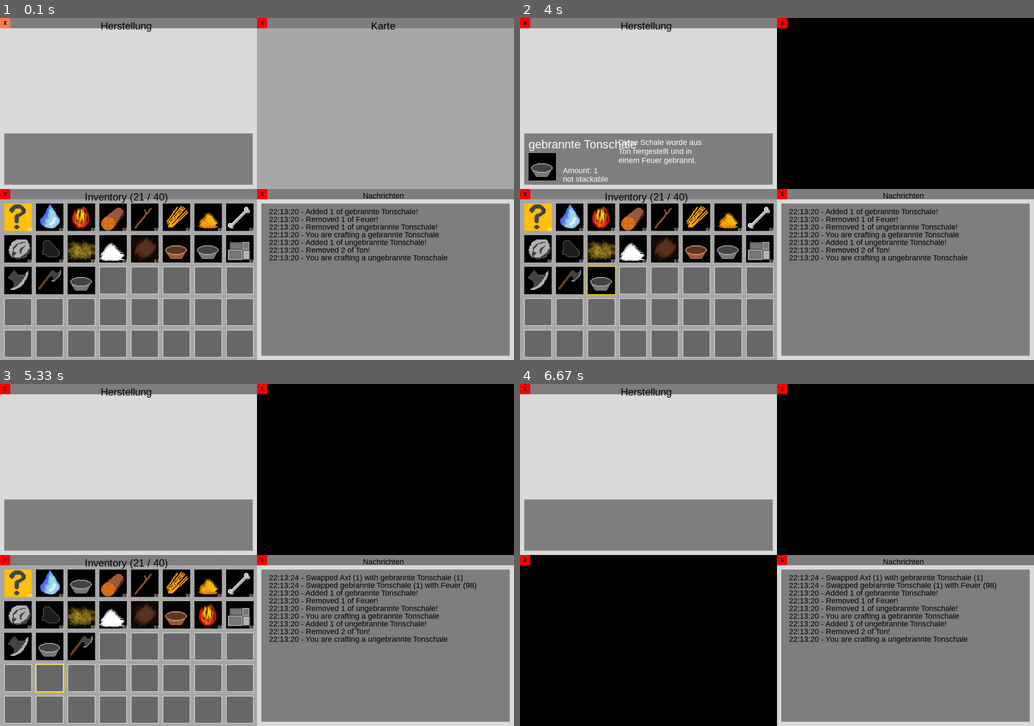
Above: before the commit, frames 1-4 (two rows, left to right).
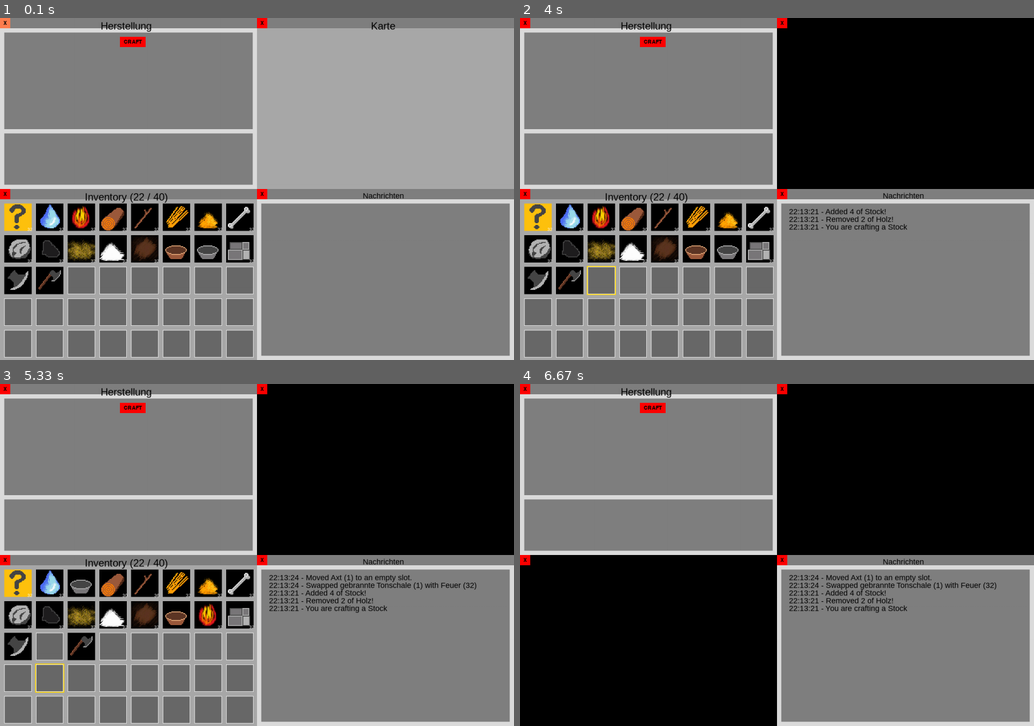
Above: after the commit, the same moments.

Repository: Pappet/CraftingGame_pygame
Game: pygame game, started from CraftingGame/main.py
Same seed, same stepped clock (60 frames per second), same inputs: the game is played once before the commit and once after it.
Inputs (mouse positions are in pixels of both pictures, inside the frame that each line leads up to):
- Up to frame 1 (0.1 s): no input
- Up to frame 2 (4 s): press the mouse at (725, 216) at 0.37 s; move the mouse to (674, 243) at 0.47 s; release the mouse at (617, 271) at 0.6 s; press the mouse at (782, 24) at 0.7 s; move the mouse to (730, 45) at 0.8 s; release the mouse at (674, 65) at 0.93 s; click (653, 41) at 1.05 s, where only the run after the commit has a clickable "CRAFT"; press the mouse at (525, 195) at 1.37 s; move the mouse to (597, 247) at 1.47 s; release the mouse at (663, 298) at 1.6 s; press the mouse at (525, 195) at 1.7 s; move the mouse to (612, 127) at 1.8 s; release the mouse at (705, 62) at 1.93 s; press the mouse at (663, 281) at 2.03 s; move the mouse to (818, 168) at 2.13 s; release the mouse at (967, 59) at 2.27 s; press the mouse at (663, 216) at 2.37 s; move the mouse to (710, 137) at 2.47 s; release the mouse at (751, 59) at 2.6 s; press the mouse at (535, 342) at 2.7 s; move the mouse to (720, 219) at 2.8 s; release the mouse at (905, 93) at 2.93 s; press the mouse at (633, 281) at 3.03 s; move the mouse to (725, 223) at 3.13 s; release the mouse at (818, 168) at 3.27 s; click (694, 250) at 3.38 s; press the mouse at (602, 281) at 3.7 s; move the mouse to (705, 185) at 3.8 s; release the mouse at (802, 93) at 3.93 s
- Up to frame 3 (5.33 s): press the mouse at (205, 616) at 4.03 s; move the mouse to (138, 602) at 4.13 s; release the mouse at (71, 589) at 4.27 s; press the mouse at (51, 647) at 4.37 s; move the mouse to (71, 647) at 4.47 s; release the mouse at (92, 647) at 4.6 s; press the mouse at (15, 582) at 4.7 s; move the mouse to (231, 616) at 4.8 s; release the mouse at (447, 654) at 4.93 s; press the mouse at (51, 678) at 5.03 s; move the mouse to (97, 643) at 5.13 s; release the mouse at (149, 606) at 5.27 s
- Up to frame 4 (6.67 s): press the mouse at (761, 647) at 5.37 s; move the mouse to (843, 578) at 5.47 s; release the mouse at (931, 510) at 5.6 s; press the mouse at (602, 678) at 5.7 s; move the mouse to (756, 661) at 5.8 s; release the mouse at (910, 643) at 5.93 s; press the mouse at (761, 616) at 6.03 s; move the mouse to (756, 527) at 6.13 s; release the mouse at (756, 445) at 6.27 s; press the mouse at (525, 561) at 6.37 s; move the mouse to (597, 510) at 6.47 s; release the mouse at (674, 459) at 6.6 s

The runs differ from the first frame. In frame 1, 16% of the frame differs, in the area x 0-87%, y 4-81%; in frame 2, 17%; in frame 3, 16%; in frame 4, 15%.

Commit message:
Feature: Added basic crafting Button to test.

Diff:
--- a/CraftingGame/Recipes/RecipeManager.py
+++ b/CraftingGame/Recipes/RecipeManager.py
@@ -1,4 +1,5 @@
 import json
+import math
 
 
 class RecipeManager:
@@ -30,7 +31,10 @@
         if recipe in self.recipes:
             for item, amount in recipe["ingredients"].items():
                 if self.inventory.get_items().get(item, 0) < amount:
-                    print(f"Not enough Ingredients for {recipe['name']} in Inventory!")
+                    self.message_menu.add_message(f"Not enough Ingredients for {recipe['name']} in Inventory!")
+                    return False
+                elif self.inventory.get_free_inventory_space() < math.ceil(amount / self.inventory.max_stack_size):
+                    self.message_menu.add_message(f"Not enough Inventory Space for {recipe['name']}!")
                     return False
                 return True
         self.message_menu.add_message(f"This is an invalid Recipe!")
--- a/CraftingGame/main.py
+++ b/CraftingGame/main.py
@@ -58,7 +58,7 @@
 recipe_manager.load_recipes("./Recipes/recipes.json")
 
 # ---- create menus and menu manager --------------------------------------------------------
-crafting_menu = CraftingMenu(top_left[0], top_left[1], screen_width//2, screen_height//2, menu_spacing, menu_font_size, menu_title_spacing, "Herstellung", True, inventory, items_manager, message_menu, button_manager)
+crafting_menu = CraftingMenu(top_left[0], top_left[1], screen_width//2, screen_height//2, menu_spacing, menu_font_size, menu_title_spacing, "Herstellung", True, inventory, items_manager, message_menu, button_manager, recipe_manager)
 map_menu = Menu(top_right[0], top_right[1], message_menu, button_manager, screen_width//2, screen_height//2, menu_spacing, menu_font_size, menu_title_spacing, "Karte", True)
 
 menu_manager.add_menu(inventory)
@@ -69,17 +69,10 @@
 # ---- Manipulate the Inventory --------------------------------------------------------
 for item in items_manager.items:
     if item.stackable:
-        inventory.add_item(item, 99)
+        inventory.add_item(item, 32)
     else:
         inventory.add_item(item, 1)
-
-# print(inventory.get_items())
-print(recipe_manager.get_recipes_by_ingredient("Ton"))
-# print(recipe_manager.can_craft(recipe_manager.get_recipe_by_name("Steinaxt")))
-# print(recipe_manager.crafting())
-recipe_manager.craft(recipe_manager.get_recipe_by_name("ungebrannte Tonschale"))
-recipe_manager.craft(recipe_manager.get_recipe_by_name("gebrannte Tonschale"))
-# print(inventory.get_items())
+print(inventory.get_items())
 
 # ---- Haupt-Schleife --------------------------------------------------------
 while running:
--- a/CraftingGame/menus/CraftingMenu.py
+++ b/CraftingGame/menus/CraftingMenu.py
@@ -1,4 +1,5 @@
 import pygame
+from functools import partial
 
 import CraftingGame.helper.color as color
 import CraftingGame.helper.pygame_text as text
@@ -7,7 +8,7 @@
 
 
 class CraftingMenu(Menu):
-    def __init__(self, x, y, width, height, edge_spacing, menu_font_size, title_spacing, title, active, inventory, item_manager, message_menu, button_manager):
+    def __init__(self, x, y, width, height, edge_spacing, menu_font_size, title_spacing, title, active, inventory, item_manager, message_menu, button_manager, recipe_manager):
         super().__init__(x=x, y=y, message_menu=message_menu, button_manager=button_manager, width=width, height=height,
                          edge_spacing=edge_spacing, menu_font_size=menu_font_size, title_spacing=title_spacing,
                          title=title, active=active)
@@ -15,6 +16,7 @@
         self.inventory = inventory
         self.item_manager = item_manager
         self.button_manager = button_manager
+        self.recipe_manager = recipe_manager
 
         self.info_width = self.width - self.edge_spacing * 2
         self.info_height = 120
@@ -25,8 +27,17 @@
         self.info_left_lower_y = self.info_y + self.info_height - 64 - self.edge_spacing
         self.info_middle_x = self.info_left_x + 80
         self.info_right_x = self.info_middle_x + 130
+        self.selected_slot_rect = (self.info_x, self.info_y, self.info_width, self.info_height)
 
-        self.selected_slot_rect = (self.info_x, self.info_y, self.info_width, self.info_height)
+        self.crafting_width = self.width - self.edge_spacing * 2
+        self.crafting_height = self.height - self.title_spacing - (self.edge_spacing * 3) - self.info_height
+        self.crafting_x = self.x + self.edge_spacing
+        self.crafting_y = self.y + self.title_spacing + self.edge_spacing
+        self.crafting_rect = (self.crafting_x, self.crafting_y, self.crafting_width, self.crafting_height)
+        self.craft_button = Button(self.crafting_x + self.edge_spacing + (self.crafting_width//2) - 30, self.crafting_y + self.edge_spacing, 60, self.title_spacing, "CRAFT", 18, color.black,
+                                   color.red, color.coralred, partial(recipe_manager.craft, recipe_manager.get_recipe_by_name("Stock")))
+        self.button_manager.add_button(self.craft_button)
+
         self.close_button = Button(self.x, self.y, self.title_spacing, self.title_spacing, "X", 18, color.black,
                                    color.red, color.coralred, self.toggle_menu)
         self.button_manager.add_button(self.close_button)
@@ -35,18 +46,29 @@
         super().draw(surface)
         # draw the selected item's info
         if self.active:
-            pygame.draw.rect(surface, color.gray, self.selected_slot_rect)
-            if self.inventory.selected_slot is not None and self.inventory.selected_slot.get_item_in_slot():
-                if self.inventory.selected_slot.get_item_in_slot().stackable:
-                    stackable_str = "stackable"
-                else:
-                    stackable_str = "not stackable"
-                image_item = self.inventory.selected_slot.get_item_in_slot().get_image()
+            self.draw_item_info(surface)
+            self.draw_crafting(surface)
 
-                text.draw_text(surface, self.inventory.selected_slot.get_item_in_slot().name, int(self.menu_font_size*1.5), color.white, self.info_left_x, self.info_left_upper_y)
-                text.draw_text(surface, f"Amount: {self.inventory.selected_slot.amount}", self.menu_font_size, color.white, self.info_middle_x, self.info_left_lower_y + 20 + self.edge_spacing)
-                text.draw_text(surface, stackable_str, self.menu_font_size, color.white, self.info_middle_x, self.info_left_lower_y + 40 + self.edge_spacing)
-                surface.blit(image_item, (self.info_left_x, self.info_left_lower_y))
-                text.draw_multiline_text(surface, self.inventory.selected_slot.get_item_in_slot().description, self.menu_font_size,
-                                         color.white,
-                                         self.info_right_x, self.info_y + self.edge_spacing, 200)
+    def draw_item_info(self, surface):
+        pygame.draw.rect(surface, color.gray, self.selected_slot_rect)
+        if self.inventory.selected_slot is not None and self.inventory.selected_slot.get_item_in_slot():
+            if self.inventory.selected_slot.get_item_in_slot().stackable:
+                stackable_str = "stackable"
+            else:
+                stackable_str = "not stackable"
+            image_item = self.inventory.selected_slot.get_item_in_slot().get_image()
+
+            text.draw_text(surface, self.inventory.selected_slot.get_item_in_slot().name,
+                           int(self.menu_font_size * 1.5), color.white, self.info_left_x, self.info_left_upper_y)
+            text.draw_text(surface, f"Amount: {self.inventory.selected_slot.amount}", self.menu_font_size, color.white,
+                           self.info_middle_x, self.info_left_lower_y + 20 + self.edge_spacing)
+            text.draw_text(surface, stackable_str, self.menu_font_size, color.white, self.info_middle_x,
+                           self.info_left_lower_y + 40 + self.edge_spacing)
+            surface.blit(image_item, (self.info_left_x, self.info_left_lower_y))
+            text.draw_multiline_text(surface, self.inventory.selected_slot.get_item_in_slot().description,
+                                     self.menu_font_size,
+                                     color.white,
+                                     self.info_right_x, self.info_y + self.edge_spacing, 200)
+
+    def draw_crafting(self, surface):
+        pygame.draw.rect(surface, color.gray, self.crafting_rect)
--- a/CraftingGame/menus/Inventory.py
+++ b/CraftingGame/menus/Inventory.py
@@ -22,13 +22,6 @@
         self.cols = cols
         self.width = width
         self.height = height
-        # self.width = self.slot_size*self.cols + \
-        #    (self.slot_spacing*self.cols) - \
-        #    self.slot_spacing + (self.edge_spacing*2)
-
-        # self.height = self.slot_size*self.rows + \
-        #    (self.slot_spacing*self.rows) - self.slot_spacing + \
-        #    (self.edge_spacing*2) + self.title_spacing
 
         self.image = pygame.Surface((self.width, self.height))
         self.slots = []
